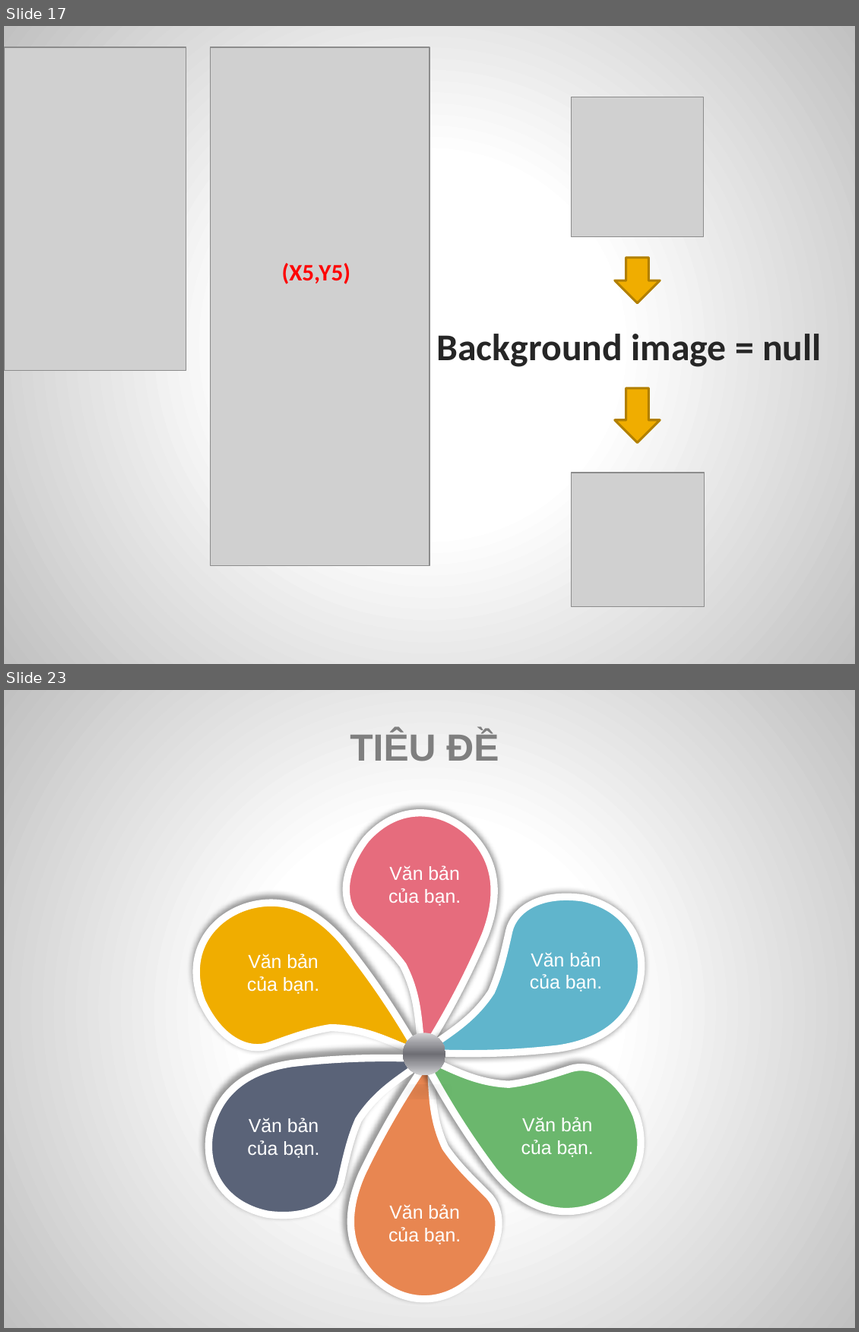
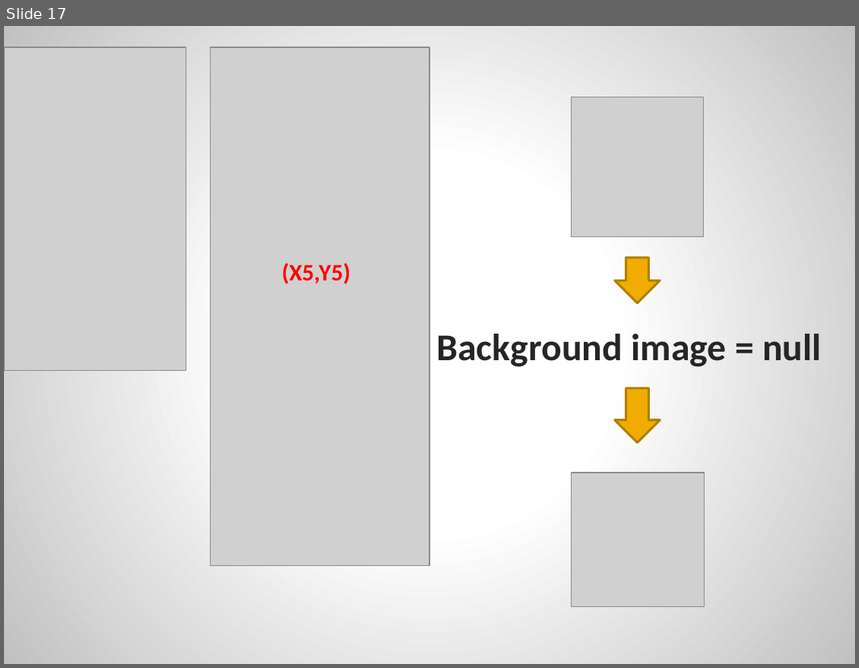
Before and after one commit to MrXiX/CARO-2-NGUOI, a slide deck: doancarohki1819.pptx. Shown one above the other, each under a label of ours: slides 17 and 23 before the commit, slide 17 after it; the slides between them are not shown. The pictures are 859x1332 and 859x668 pixels, drawn with LibreOffice and Linux fonts; fonts in the diff are those of the drawing; grey boxes stand for pictures. Boxes give left, top, right and bottom in pixels: in the first picture for what was removed or moved away, otherwise in the second. Text is boxed around its words. In the diff, an @@ line names an element or a change of style, - is before the commit and + after.

```diff
--- a/doancarohki1819.pptx
+++ b/doancarohki1819.pptx
@@ slide 23 removed at (4, 690, 855, 1328), background gradient #FFFFFF to #C1C1C1 @@
@@ text removed at (350, 730, 499, 761) @@
-TIÊU ĐỀ
@@ freeform shape removed at (346, 812, 494, 1054) @@
@@ freeform shape removed at (386, 868, 669, 1115) @@
@@ text removed at (389, 866, 461, 906) @@
-Văn bản của bạn.
@@ freeform shape removed at (169, 876, 452, 1120) @@
@@ text removed at (247, 954, 319, 994) @@
-Văn bản của bạn.
@@ text removed at (530, 952, 602, 992) @@
-Văn bản của bạn.
@@ freeform shape removed at (180, 996, 464, 1245) @@
@@ freeform shape removed at (386, 991, 669, 1240) @@
@@ ellipse removed at (403, 1033, 446, 1075) @@
@@ freeform shape removed at (348, 1055, 506, 1303) @@
@@ text removed at (247, 1118, 319, 1158) @@
-Văn bản của bạn.
@@ text removed at (522, 1117, 594, 1157) @@
-Văn bản của bạn.
@@ text removed at (389, 1205, 461, 1245) @@
-Văn bản của bạn.
```
Also in this commit, not shown: 7 slides changed, 7 slides added, 5 other slides removed, 2 other files.
